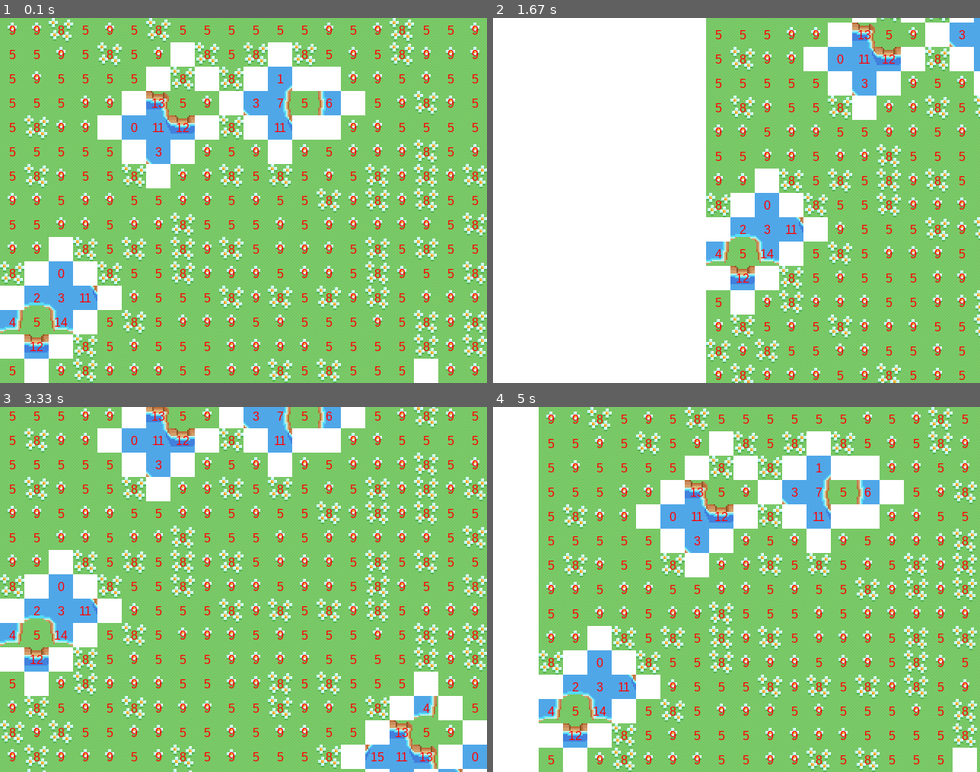
Above: before the commit, frames 1-4 (two rows, left to right).
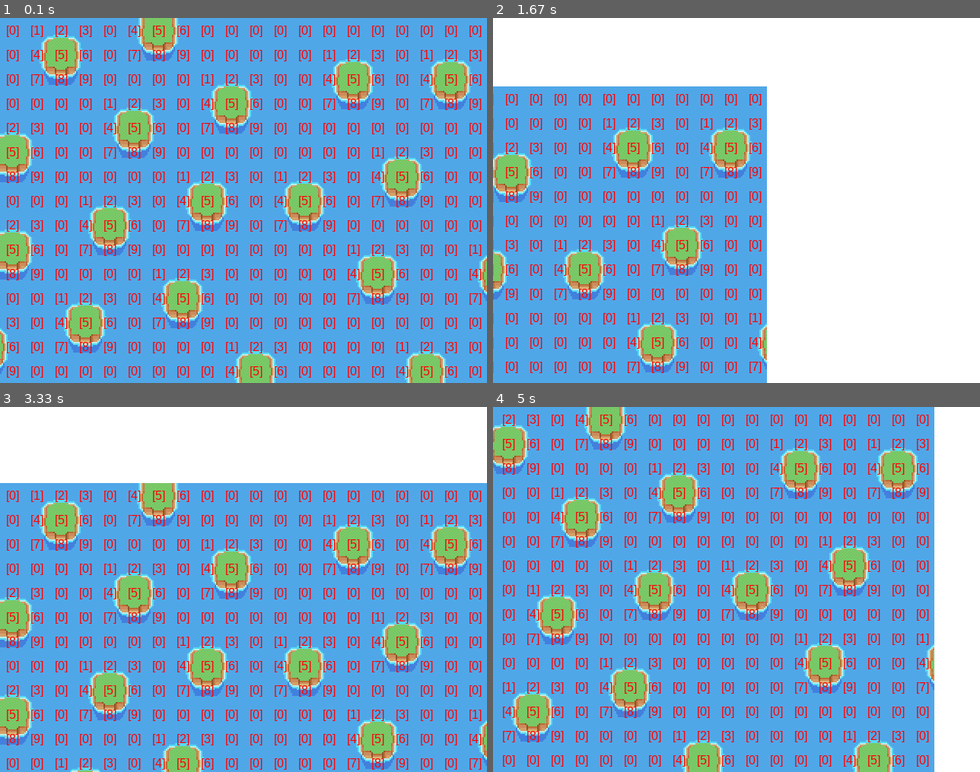
Above: after the commit, the same moments.

Repository: vicdenz/wave-function-collapse-pygame
Game: pygame game, started from main.py
Two runs of this game, one before a commit and one after it. Both use one fixed random seed, a clock stepped at 60 frames per second and the inputs below.
Inputs:
- Up to frame 1 (0.1 s): no input
- Up to frame 2 (1.67 s): hold Right 0.33-0.8 s; hold Up 0.83-1.13 s; hold Right 1.17-1.63 s
- Up to frame 3 (3.33 s): hold Left 1.67-2.2 s; hold Down 2.23-2.53 s; hold Left 2.57-2.97 s; hold Up from 3 s (still down)
- Up to frame 4 (5 s): release Up at 3.37 s; hold Right 3.4-4.03 s; hold Down 4.07-4.43 s; hold Left 4.47-4.93 s; hold Right from 4.97 s (still down)

The runs differ from the first frame. In frame 1, 91% of the frame differs, in the area x 0-100%, y 0-100%; in frame 2, 86%; in frame 3, 90%; in frame 4, 93%.

Commit message:
Add Tile object for clarity and updated old heuristic.py to new map.py

Diff:
--- a/const.py
+++ b/const.py
@@ -1,6 +1,8 @@
 import pygame
 
-SAMPLE_IMAGE_PATH = "images/simpler_sample_image.png"
+SAMPLE_IMAGE_PATH = "images/small_sample_image.png"
+
+FPS = 60
 
 TILE_SIZE = 32
 
--- a/main.py
+++ b/main.py
@@ -1,6 +1,6 @@
 import pygame
 import const
-from heuristic import Heuristic
+from map import Map
 
 pygame.init()
 
@@ -13,23 +13,25 @@
 clock = pygame.time.Clock()
 running = True
 
-heuristic = Heuristic(20, 20, const.SAMPLE_IMAGE_PATH)
-heuristic.parse_tileset()
-heuristic.calculate_constraints()
+map = Map(20, 20, const.SAMPLE_IMAGE_PATH)
+map.parse_tileset()
+map.calculate_constraints()
 
-new_map = heuristic.generate_map()
+new_map = map.generate_map()
 
 def redrawGameWindow():
     screen.fill((255, 255, 255))
 
-    heuristic.draw_map(screen, new_map, scroll)
-    # heuristic.draw_map(screen, heuristic.sample_map, [10*const.TILE_SIZE, 0])
+    map.draw_map(screen, new_map, scroll)
+    # map.draw_map(screen, map.sample_map, [20*const.TILE_SIZE+scroll[0], scroll[1]])
 
     pygame.display.update()
 
 scroll = [0, 0]
 scrol_speed = 5
 while running:
+    clock.tick(const.FPS)
+
     for event in pygame.event.get():
         if event.type == pygame.QUIT:
             running = False
@@ -41,16 +43,16 @@
     keyboard = pygame.key.get_pressed()
 
     if keyboard[pygame.K_LEFT]:
+        scroll[0] += scrol_speed
+
+    if keyboard[pygame.K_RIGHT]:
         scroll[0] -= scrol_speed
 
-    if keyboard[pygame.K_RIGHT]:
-        scroll[0] += scrol_speed
-
     if keyboard[pygame.K_UP]:
-        scroll[1] -= scrol_speed
+        scroll[1] += scrol_speed
 
     if keyboard[pygame.K_DOWN]:
-        scroll[1] += scrol_speed
+        scroll[1] -= scrol_speed
 
     redrawGameWindow()
 pygame.quit()
--- a/heuristic.py
+++ b/map.py
@@ -3,17 +3,18 @@
 import const
 import random
 from math import sqrt, ceil
+from tile import Tile
 
 pygame.init()
 
-class Heuristic:
+class Map:
     def __init__(self, rows, columns, sample_image_path):
         self.rows = rows
         self.columns = columns
         self.sample_image = Image.open(sample_image_path).convert('RGB')
         self.tileset = []#Pillow -> Image
         self.tileset_images = []#Pygame -> Surface
-        self.sample_map = [[0 for c in range(self.columns)] for r in range(self.rows)]
+        self.sample_map = []
 
         self.constraints = []
 
@@ -31,7 +32,6 @@
     def parse_tileset(self):
         image_rows = self.sample_image.height//const.TILE_SIZE
         image_columns = self.sample_image.width//const.TILE_SIZE
-        self.sample_map = [[0 for c in range(image_columns)] for r in range(image_rows)]
 
         for row in range(image_rows):
             for column in range(image_columns):
@@ -41,54 +41,42 @@
 
                     self.tileset_images.append(const.image_to_surface(image))
 
-                self.sample_map[row][column] = self.unique_tile(image)
+        self.sample_map = [[Tile(r, c, self.tileset_images, True, 0) for c in range(self.columns)] for r in range(self.rows)]
+        for row in range(image_rows):
+            for column in range(image_columns):
+                image = self.sample_image.crop((column*const.TILE_SIZE, row*const.TILE_SIZE, (column+1)*const.TILE_SIZE, (row+1)*const.TILE_SIZE))
+
+                self.sample_map[row][column].wave = [self.unique_tile(image)]
 
     def find_neighboring_sides(self, row, column):
         return [(row-1, column), (row+1, column), (row, column-1), (row, column+1)]
 
     # Calculates the allowed adjacent tiles to each tile type
     def calculate_constraints(self):
-        # 0 = top side, 1 = bottom side, 2 = left side, 3 = size side
-        self.constraints = {t : [set(range(len(self.tileset))), set(range(len(self.tileset))), set(range(len(self.tileset))), set(range(len(self.tileset)))] for t in range(len(self.tileset))}
+        # 0 = top side, 1 = bottom side, 2 = left side, 3 = right side
+        self.constraints = {t : [set(), set(), set(), set()] for t in range(len(self.tileset))}
 
         for r, row in enumerate(self.sample_map):
             for c, tile in enumerate(row):
+                p_tile = tile.wave[0]
 
                 for i, [n_row, n_column] in enumerate(self.find_neighboring_sides(r, c)):
-                    if n_row > -1 and n_column > -1:
+                    if -1 < n_row < len(self.tileset) and -1 < n_column < len(self.tileset):
                         try:
-                            self.constraints[tile][i].remove(self.sample_map[n_row][n_column])
+                            # print(self.constraints[p_tile][i])
+                            # print(self.sample_map[n_row][n_column].wave[0])
+                            self.constraints[p_tile][i].add(self.sample_map[n_row][n_column].wave[0])
                         except KeyError:
                             pass
-                        except IndexError:
-                            pass
+
+        print(self.constraints)
 
     def draw_map(self, screen, map, offset=[0, 0]):
-        grid_size = ceil(sqrt(len(self.tileset)))
-        tile_size = const.TILE_SIZE // grid_size
-
         for r, row in enumerate(map):
             for c, tile in enumerate(row):
-                if type(tile) == list and len(tile) == 1:
-                    tile = tile[0]
-                if type(tile) == int:
-                    surface = self.tileset_images[tile]
-                    rect = surface.get_rect(x=c*const.TILE_SIZE+offset[0], y=r*const.TILE_SIZE+offset[1])
+                tile.draw(offset, screen)
 
-                    screen.blit(surface, rect)
-
-                    font = pygame.font.SysFont("Arial", 16)
-                    text = font.render(str(tile), True, (255, 0, 0))
-                    text_rect = text.get_rect(center=rect.center)
-                    screen.blit(text, text_rect)
-                else:
-                    for possibility in tile:
-                        surface = pygame.transform.scale(self.tileset_images[possibility], (tile_size, tile_size))
-                        rect = surface.get_rect(x=c*const.TILE_SIZE+(possibility%grid_size)*tile_size, y=r*const.TILE_SIZE+(possibility//grid_size)*tile_size)
-
-                        screen.blit(surface, rect)
-
-    # Takes a adjacent list and inverts each side's set
+    # Takes a contraints list and inverts each side's set
     def invert_adjacent(self, adjacent):
         constraint = []
         for side in adjacent:
@@ -101,29 +89,36 @@
 
     # Generates a new pseudo-random map to the sample map
     def generate_map(self):
-        wave = [[list(range(len(self.tileset))) for column in range(self.columns)] for row in range(self.rows)]
+        map = [[Tile(row, column, self.tileset_images) for column in range(self.columns)] for row in range(self.rows)]
 
-        def propagate(wave, row, column):
+        def propagate(map, row, column):
             to_change = [(row, column)]
 
             while len(to_change) != 0:
                 for row, column in to_change.copy():
-                    constraint = [set(), set(), set(), set()]
-                    for p_tile in wave[row][column]:
-                        p_constraint = self.constraints[p_tile]
-                        for side in range(len(constraint)):
-                            constraint[side] = constraint[side].union(p_constraint[side])
+                    #get contraints from collapsed tile
+                    print(map[row][column].wave)
+                    p_constraint = [set(), set(), set(), set()]
+                    for possibility in map[row][column].wave:
+                        for i, side in enumerate(self.constraints[possibility]):
+                            p_constraint[i] = p_constraint[i].union(side)
+                    #We need to remove the possibilites THAT AREN'T in p_contraint, so we invert it to check
+                    p_constraint = self.invert_adjacent(p_constraint)
 
                     for i, [n_row, n_column] in enumerate(self.find_neighboring_sides(row, column)):
                         if n_row > -1 and n_column > -1:
                             try:
-                                for p_tile in wave[n_row][n_column].copy():
-                                    if p_tile in constraint[i]:
-                                        wave[n_row][n_column].remove(p_tile)
+                                n_tile = map[n_row][n_column]
+                                #Loop through wave possibilities and remove not allowed tiles
+                                for possibility in n_tile.wave.copy():
+                                    if possibility in p_constraint[i]:
+                                        n_tile.wave.remove(possibility)
 
                                         side_coord = (n_row, n_column)
                                         if side_coord not in to_change:
                                             to_change.append(side_coord)
+                                if n_tile.update_entropy() == 1:
+                                    n_tile.collapsed = True
 
                             except IndexError:
                                 pass
@@ -133,14 +128,15 @@
         def find_next_tile():
             lowest_entropy = len(self.tileset)+1
             lowest_coords = []
-            for row in range(len(wave)):
-                for column in range(len(wave[row])):
-                    tile = wave[row][column]
-                    if len(tile) > 1:
-                        if len(tile) < lowest_entropy:
-                            lowest_entropy = len(tile)
+            for row in range(len(map)):
+                for column in range(len(map[row])):
+                    tile = map[row][column]
+                    tile.update_entropy()
+                    if tile.entropy > 1:
+                        if tile.entropy < lowest_entropy:
+                            lowest_entropy = tile.entropy
                             lowest_coords = [(row, column)]
-                        elif len(tile) == lowest_entropy:
+                        elif tile.entropy == lowest_entropy:
                             lowest_coords.append((row, column))
             if lowest_coords == []:
                 return lowest_coords
@@ -148,13 +144,15 @@
                 return lowest_coords[random.randint(0, len(lowest_coords)-1)]
 
         def collapse_tile(row, column):
-            wave[row][column] = [wave[row][column][random.randrange(len(wave[row][column]))]]
+            map[row][column].wave = [map[row][column].wave[random.randrange(len(map[row][column].wave))]]
+            map[row][column].collapsed = True
+            map[row][column].update_entropy()
 
         while (next_tile := find_next_tile()) != []:
             current_row = next_tile[0]
             current_column = next_tile[1]
             collapse_tile(current_row, current_column)
 
-            propagate(wave, current_row, current_column)
+            propagate(map, current_row, current_column)
 
-        return wave
+        return map
--- /dev/null
+++ b/tile.py
@@ -0,0 +1,37 @@
+import pygame
+import const
+from math import sqrt, ceil
+
+class Tile:
+    def __init__(self, row, column, tileset, collapsed=False, tile=0):
+        self.row = row
+        self.column = column
+        self.tileset = tileset#Pygame -> Surface
+        self.wave = [tile] if collapsed else list(range(len(self.tileset)))
+        self.collapsed = collapsed
+        self.entropy = self.update_entropy()
+
+    def update_entropy(self):
+        self.entropy = len(self.wave)
+        return self.entropy
+
+    def draw(self, offset, screen):
+        grid_size = ceil(sqrt(len(self.tileset)))
+        tile_size = const.TILE_SIZE // grid_size
+
+        if self.collapsed:
+            surface = self.tileset[self.wave[0]]
+            rect = surface.get_rect(x=self.column*const.TILE_SIZE+offset[0], y=self.row*const.TILE_SIZE+offset[1])
+
+            screen.blit(surface, rect)
+
+            font = pygame.font.SysFont("Arial", 16)
+            text = font.render(str(self.wave), True, (255, 0, 0))
+            text_rect = text.get_rect(center=rect.center)
+            screen.blit(text, text_rect)
+        else:
+            for possibility in self.wave:
+                surface = pygame.transform.scale(self.tileset[possibility], (tile_size, tile_size))
+                rect = surface.get_rect(x=self.column*const.TILE_SIZE+(possibility%grid_size)*tile_size+offset[0], y=self.row*const.TILE_SIZE+(possibility//grid_size)*tile_size+offset[1])
+
+                screen.blit(surface, rect)
